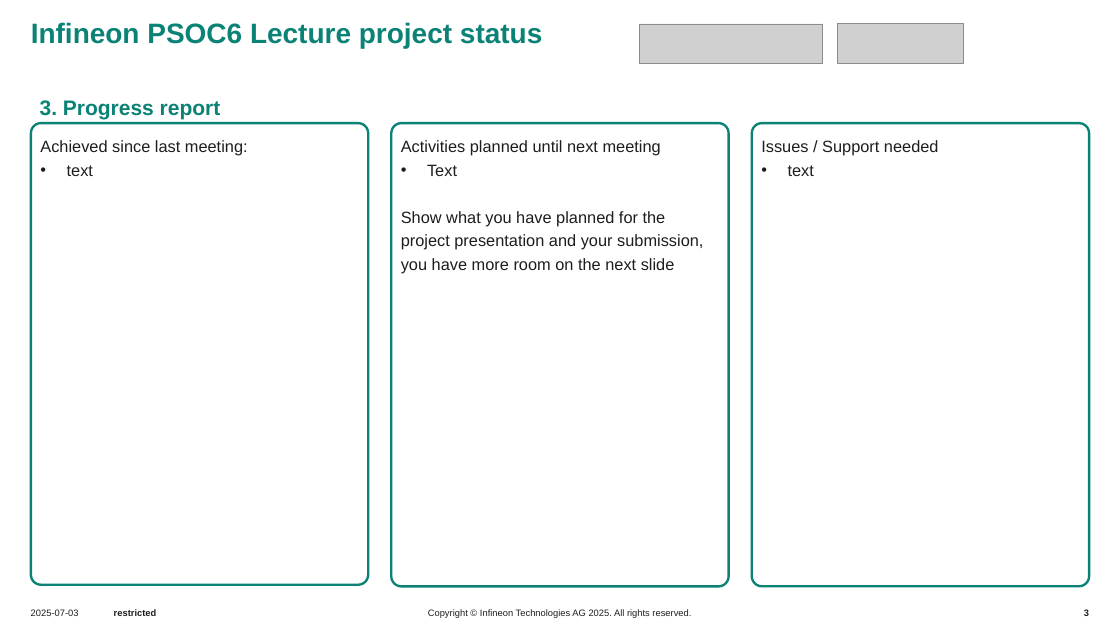
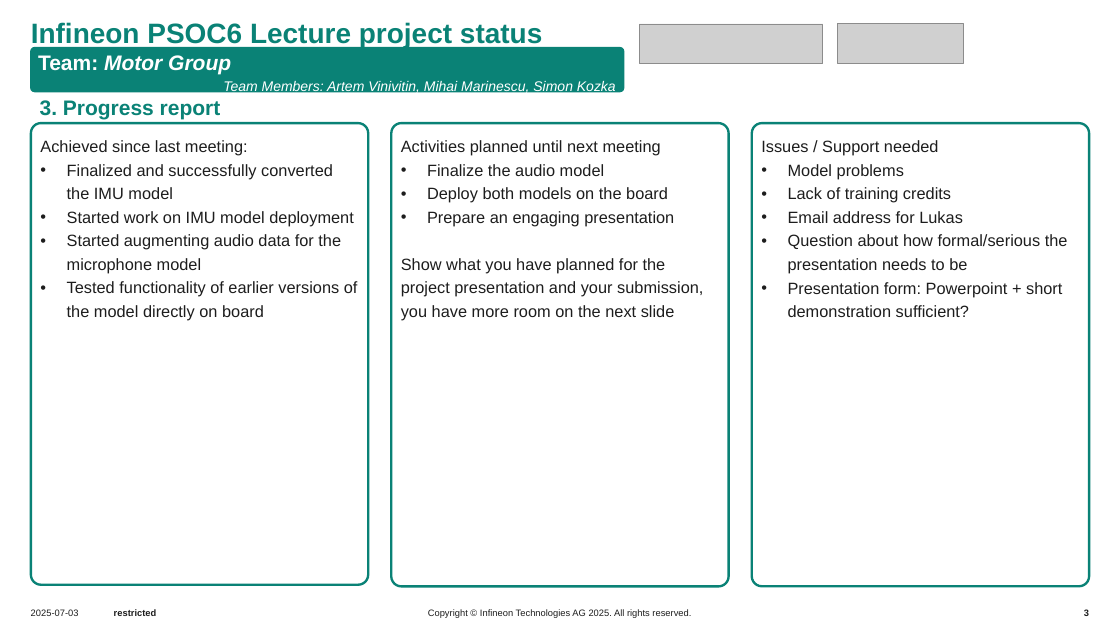
Before and after one commit to simon-kozka/MOTOR_GROUP___micropython-hands-on-course, a slide deck: slide 3 of report/Infineon_PSOC6_Lecture_Project_Status_Template.pptx. Drawn at 1120x630 pixels with LibreOffice and Linux fonts; fonts in the diff are those of the drawing; grey boxes stand for pictures; background and template pictures are left out. Boxes give left, top, right and bottom in pixels: in the first picture for what was removed or moved away, otherwise in the second. Text is boxed around its words. In the diff, an @@ line names an element or a change of style, - is before the commit and + after.

```diff
--- a/report/Infineon_PSOC6_Lecture_Project_Status_Template.pptx
+++ b/report/Infineon_PSOC6_Lecture_Project_Status_Template.pptx
@@ rounded rectangle added at (x1=30, y1=47, x2=624, y2=92), fill #0A8276, 12 pt, text #FFFFFF, italic @@
+Team: Motor Group
+Team Members: Artem Vinivitin, Mihai Marinescu, Simon Kozka
@@ text in rounded rectangle at (x1=67, y1=164, x2=358, y2=321): text changed @@
-• text
+• Finalized and successfully converted the IMU model
+• Started work on IMU model deployment
+• Started augmenting audio data for the microphone model
+• Tested functionality of earlier versions of the model directly on board
@@ text in rounded rectangle at (x1=427, y1=164, x2=674, y2=227): text changed @@
-• Text
+• Finalize the audio model
+• Deploy both models on the board
+• Prepare an engaging presentation
@@ text in rounded rectangle at (x1=788, y1=164, x2=1068, y2=317): text changed @@
-• text
+• Model problems
+• Lack of training credits
+• Email address for Lukas
+• Question about how formal/serious the presentation needs to be
+• Presentation form: Powerpoint + short demonstration sufficient?
```
Also in this commit, not shown: 1 other slide changed, 1 other file.
